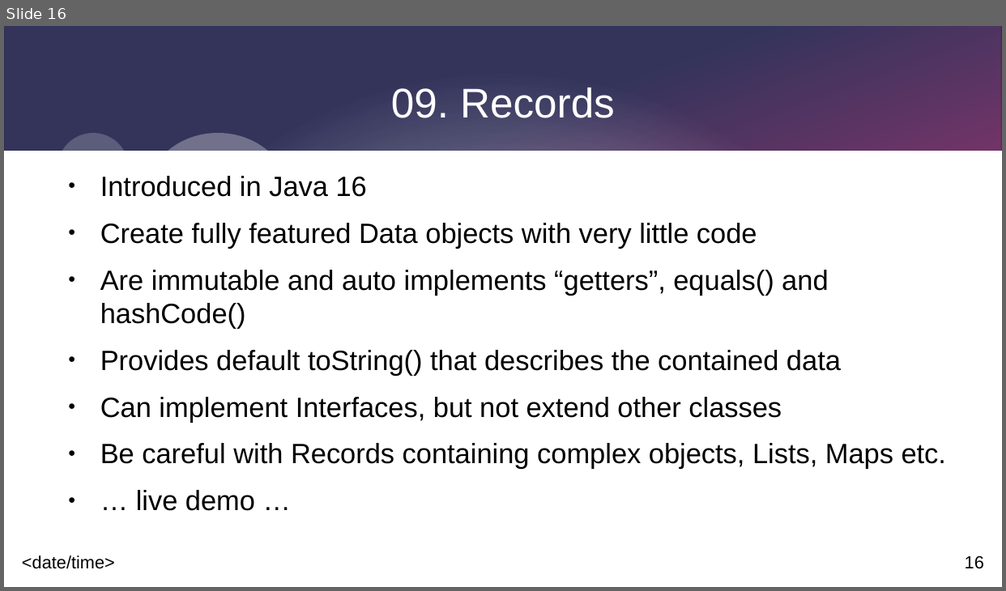
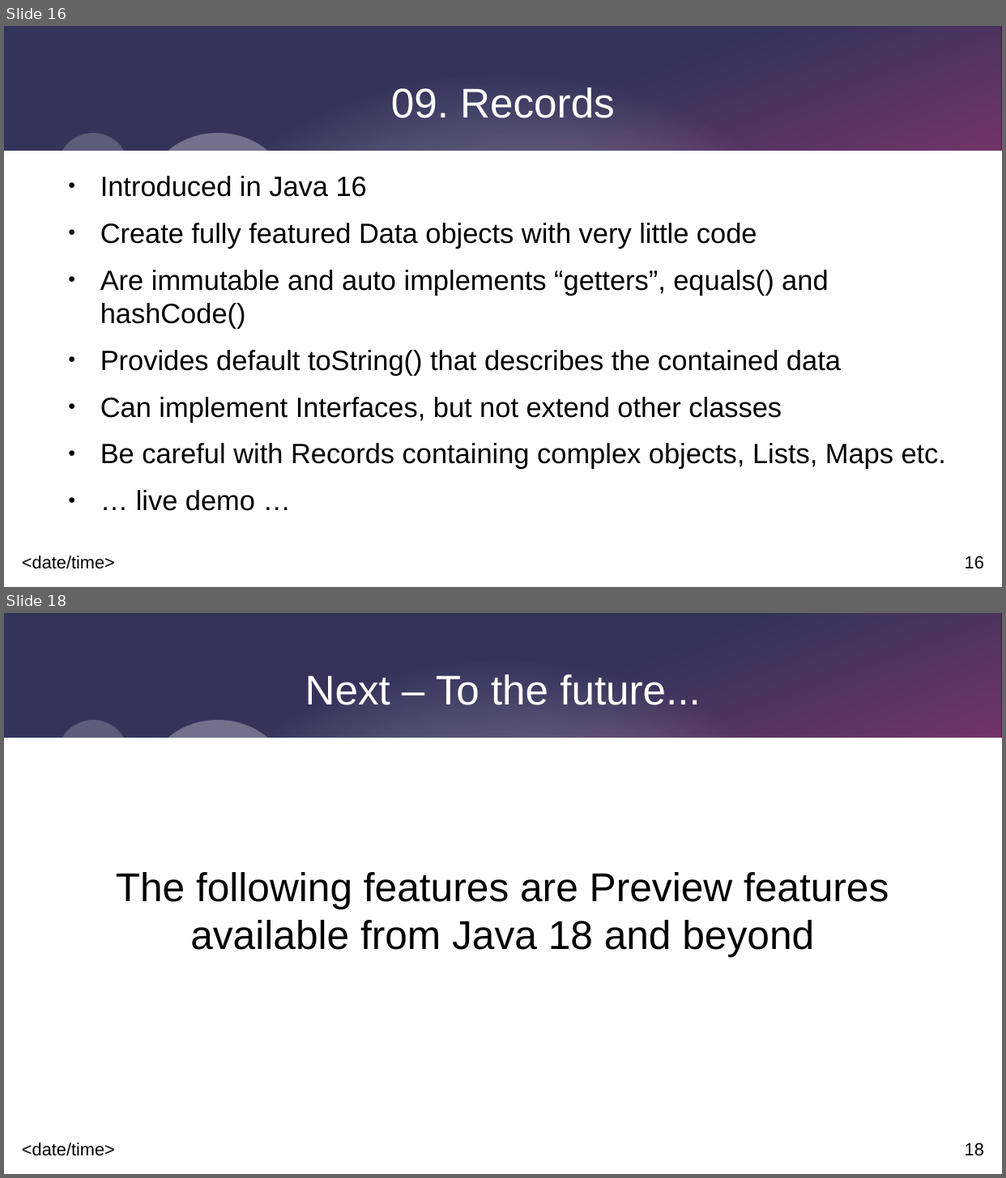
Before and after one commit to johnnyegel/Talk_JavaLatestAndGreatest, a slide deck: Presentation/JavaLatestAndGreatest.odp. Shown one above the other, each under a label of ours: slide 16 before the commit, slides 16 and 18 after it; the slides between them are not shown. The pictures are 1006x591 and 1006x1178 pixels, drawn with LibreOffice and Linux fonts; fonts in the diff are those of the drawing. Boxes give left, top, right and bottom in pixels: in the first picture for what was removed or moved away, otherwise in the second. Text is boxed around its words. In the diff, an @@ line names an element or a change of style, - is before the commit and + after.

```diff
--- a/Presentation/JavaLatestAndGreatest.odp
+++ b/Presentation/JavaLatestAndGreatest.odp
@@ slide 18 added at (4,613,1002,1174), background #FFFFFF; not listed: 9 template elements that a slide beside it also shows @@
@@ title added at (305,675,700,705), 33 pt, text #FFFFFF @@
+Next – To the future...
@@ subtitle added at (116,872,889,957), 32 pt, text #000000 @@
+The following features are Preview features available from Java 18 and beyond
```
Also in this commit, not shown: 3 slides changed, 1 other slide added, 3 other files.
